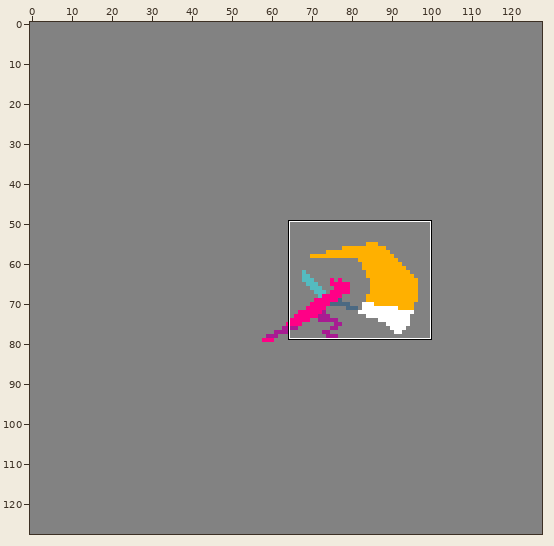
Pixel-art file -- Assets/Art/MrFish.aseprite. Above, an overview of the earlier version with the close-up marked.
Close-up. Before the edit:
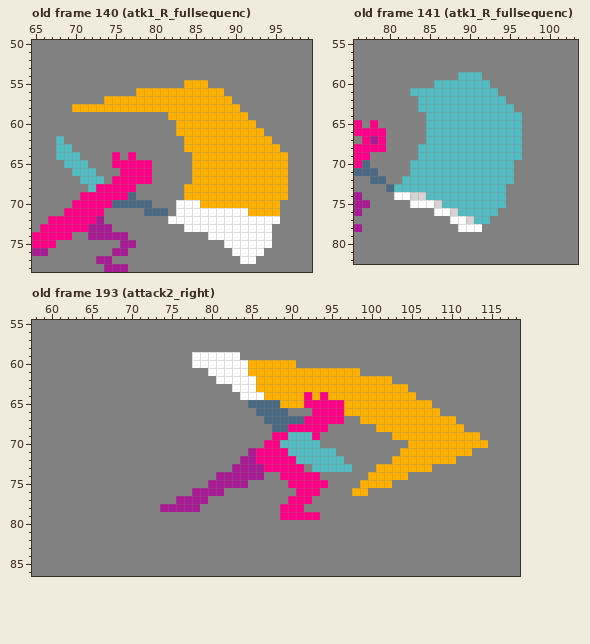
128x128 pixels, 258 frames. Shown: old frame 140 (atk1_R_fullsequenc): x 65..99, y 50..78; old frame 141 (atk1_R_fullsequenc): x 76..103, y 55..82; old frame 193 (attack2_right): x 58..118, y 55..86. The commit also changed other frames or places, which this record leaves out.
After the commit:
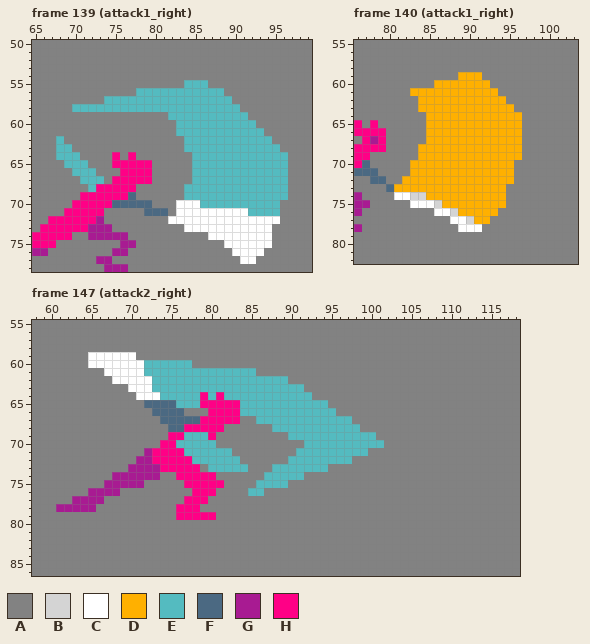
Palette (. is transparent): A #828282  B #d4d4d4  C #ffffff  D #ffb000  E #54bbc0  F #4b6982  G #a81b92  H #ff0086
The author wrote: adds left-right attack animations for Mr Fish and text file with transition info
What changed:
frames 258 -> 183
Changed rows in their new state; - is an unchanged pixel.
Frame 139 (attack1_right) against old frame 140 (atk1_R_fullsequenc), layer "weapontrail":
first column x 70:
55 --------------EEE----------
56 --------EEEEEEEEEEE--------
57 ----EEEEEEEEEEEEEEEE-------
58 EEEEEEEEEEEEEEEEEEEEE------
59 ------------EEEEEEEEEE-----
60 -------------EEEEEEEEEE----
61 -------------EEEEEEEEEEE---
62 --------------EEEEEEEEEEE--
63 --------------EEEEEEEEEEEE-
64 ---------------EEEEEEEEEEEE
65 ---------------EEEEEEEEEEEE
66 ---------------EEEEEEEEEEEE
67 ---------------EEEEEEEEEEEE
68 --------------EEEEEEEEEEEEE
69 --------------EEEEEEEEEEEEE
70 ----------------EEEEEEEEEE-
71 ----------------------EEEE-
Frame 140 (attack1_right) against old frame 141 (atk1_R_fullsequenc), layer "weapontrail":
first column x 81:
59 --------DDD-----
60 -----DDDDDDD----
61 --DDDDDDDDDDD---
62 ---DDDDDDDDDDD--
63 ---DDDDDDDDDDDD-
64 ----DDDDDDDDDDDD
65 ----DDDDDDDDDDDD
66 ----DDDDDDDDDDDD
67 ----DDDDDDDDDDDD
68 ---DDDDDDDDDDDDD
69 ---DDDDDDDDDDDDD
70 --DDDDDDDDDDDDD-
71 --DDDDDDDDDDDDD-
72 -DDDDDDDDDDDDDD-
73 DDDDDDDDDDDDDD--
74 ----DDDDDDDDDD--
75 ------DDDDDDDD--
76 --------DDDDD---
77 ----------DD----
Frame 147 (attack2_right) against old frame 193 (attack2_right):
first column x 61:
59 ----CCCCCC-------AAAAAA-------------------------------
60 ----CCCCCCCEEEEEEAAAAAAAAAAAAA------------------------
61 ------CCCCCEEEEEEEEEEEEEEAAAAAAAAAAAAA----------------
62 -------CCCCCEEEEEEEEEEEEEEEEEAAAAAAAAAAAAA------------
63 ---------CCCEEEEEEEEEEEEEEEEEEEAAAAAAAAAAAAA----------
64 ----------CCCEEEEEHEHEEEEEEEEEEEAAAAAAAAAAAAA---------
65 -----------FFFFEEEHHHHHEEEEEEEEEEEAAAAAAAAAAAAA-------
66 ------------FFFF---HHHHEEEEEEEEEEEEAAAAAAAAAAAAA------
67 -------------FFFFFHHHHH--EEEEEEEEEEEE-AAAAAAAAAAAA----
68 --------------FFHHHHH------EEEEEEEEEEE--AAAAAAAAAAA---
69 --------------HHEEEH-------AA---EEEEEEEE--AAAAAAAAAAA-
70 -------------HHEEEEE------AAAAA--EEEEEEEE---AAAAAAAAAA
71 -----------GHHHHEEEEEE--AAAAAA-----EEEE----AAAAAAAAA--
72 ----------GGHHHHHEEEEEEAAAAAAE------E-----AAAAAAAA----
73 ---------GGGGHHHHH-EEEEEAAAEEEEE--AAA---AAAAAAA-------
74 -------GGGGGG--HHHHHAAAAAAEEEEEAA------AAAAA----------
75 ------GGGGG-----HHHHHAAA-EEEEAAAAA----AAAA------------
76 ----GGGG---------HHHA---EE----AAA----AA---------------
77 --GGGG---------AHHH----------AAA----------------------
78 GGGGG--------AAHHH----------AAA-----------------------
79 ---------------HHHHH--------AAAAA---------------------
Pixel boxes of the changes (left, top, right, bottom) in both close-ups:
changed: (72, 80, 288, 216)
changed: (394, 72, 522, 224)
changed: (56, 352, 488, 520)
